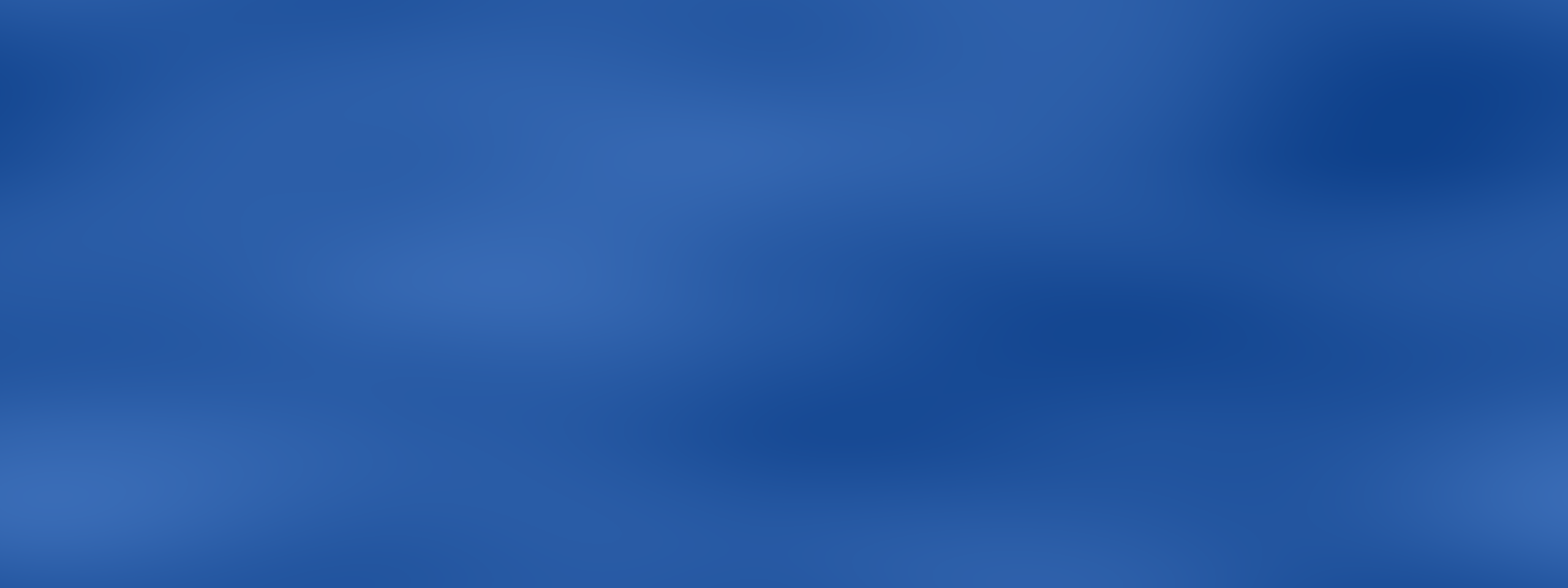
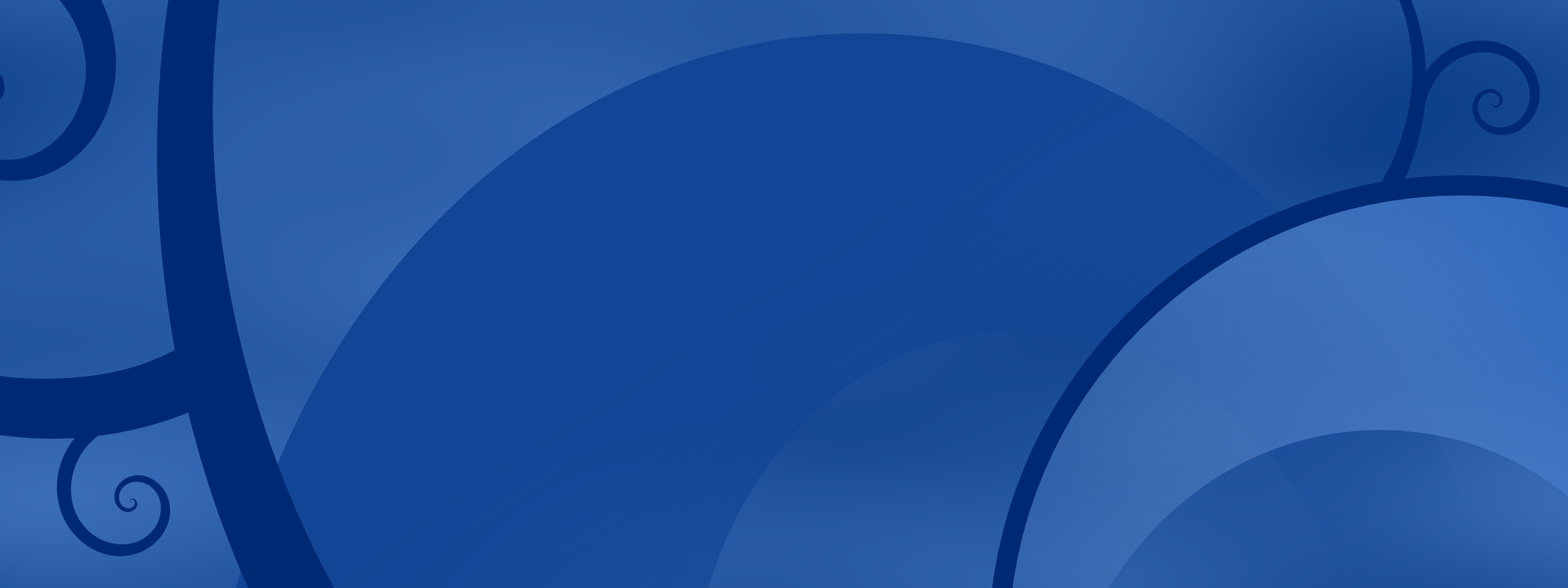
Comparing the layer stacks of the two 1568×588 images. Changes:
added layer "2560x960.png" above "Texture" over (0, 0, 1568, 588)
